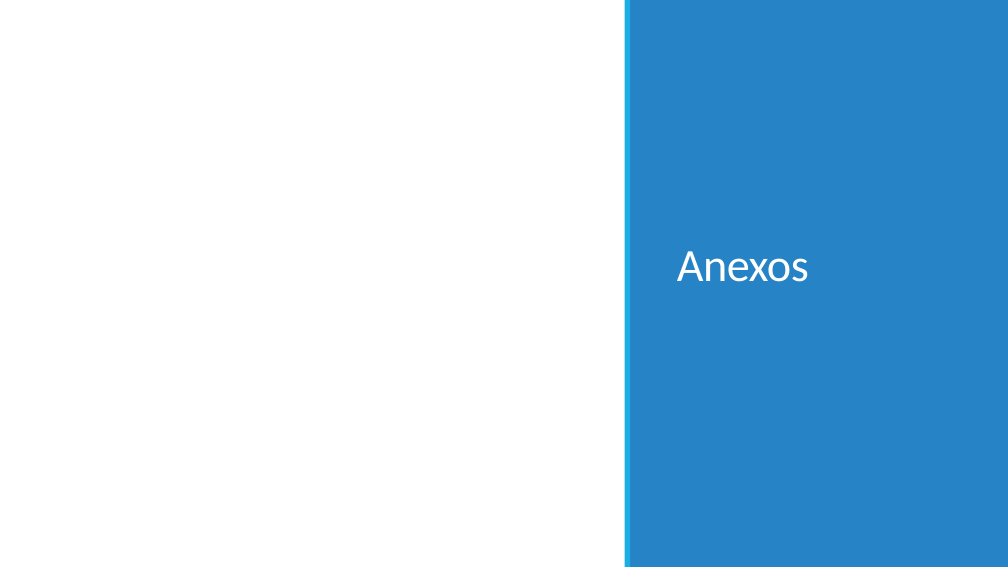
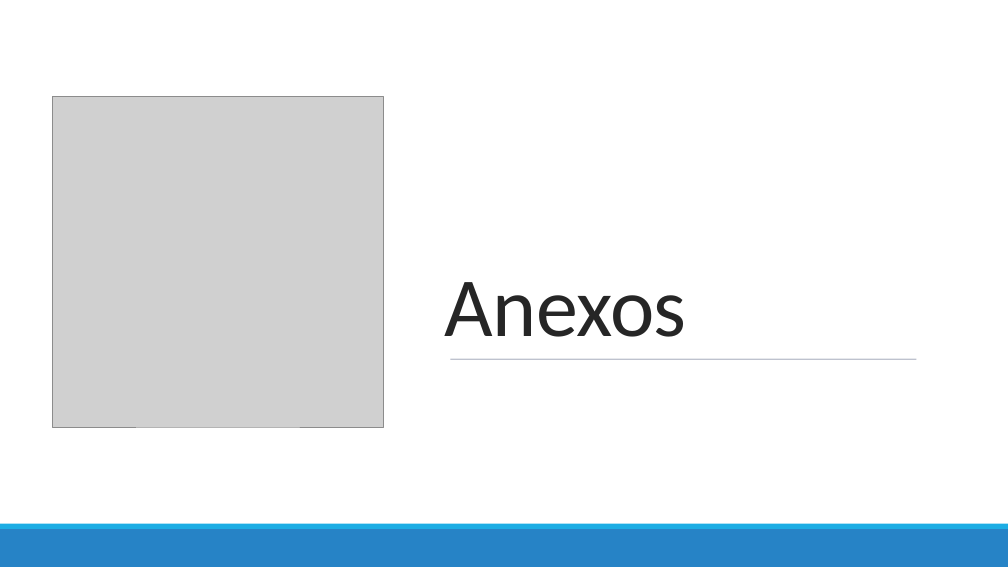
Before and after one commit to pedrovponte/IART-g39, a slide deck: slide 13 of docs/finalpresentation.pptx. Drawn at 1008x567 pixels with LibreOffice and Linux fonts; fonts in the diff are those of the drawing; grey boxes stand for pictures. Boxes give left, top, right and bottom in pixels: in the first picture for what was removed or moved away, otherwise in the second. Text is boxed around its words. In the diff, an @@ line names an element or a change of style, - is before the commit and + after.

```diff
--- a/docs/finalpresentation.pptx
+++ b/docs/finalpresentation.pptx
@@ rectangle: place and size @@
-rectangle at box(0, 0, 1008, 567)
+rectangle at box(0, 0, 1008, 524)
@@ rectangle removed at box(625, 0, 630, 567) @@
@@ rectangle removed at box(630, 0, 1008, 567) @@
@@ title "Anexos": place and size @@
-title "Anexos" at box(677, 251, 809, 282)
+title "Anexos" at box(445, 282, 687, 337)
@@ title "Anexos" at box(445, 282, 687, 337): size 44 to 80 pt, text colour #FFFFFF to #262626 @@
@@ picture added at box(52, 96, 383, 427) @@
@@ line added from (451, 359) to (917, 359), #344068 0.5 pt @@
```
Also in this commit, not shown: 4 other slides changed, 1 other file.
